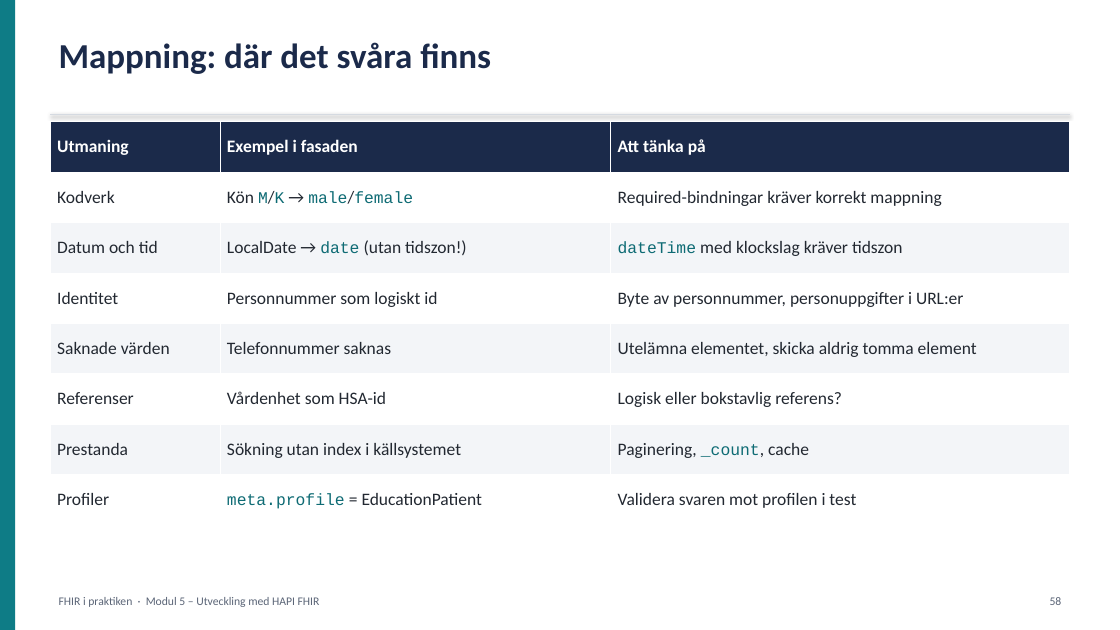
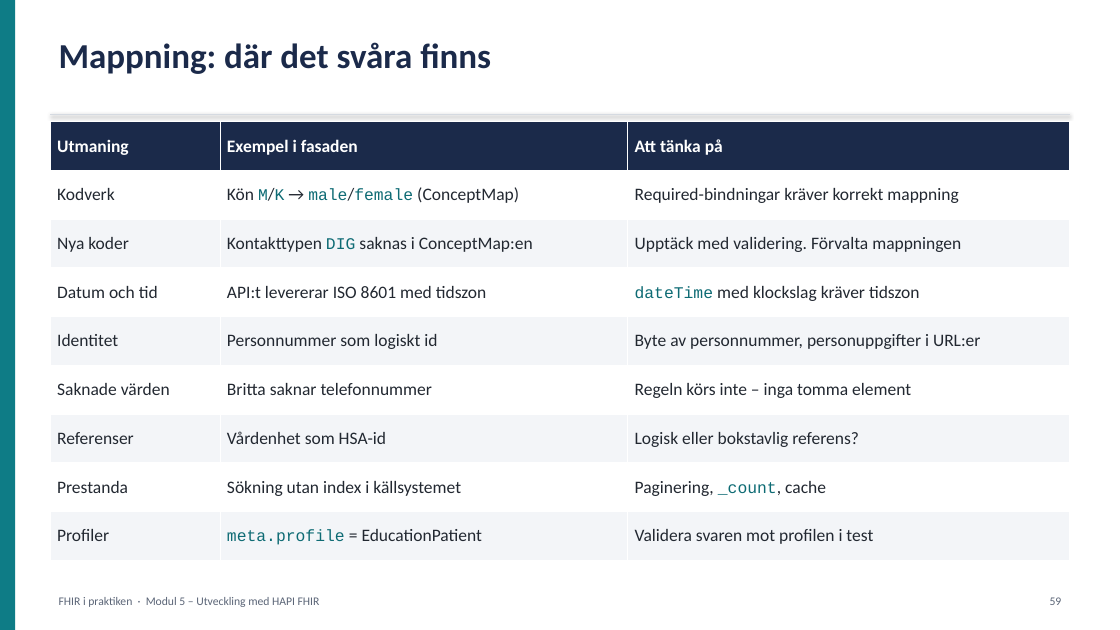
Before and after one commit to oskthu2/fhireducation, a slide deck: slide 59 of presentation/FHIR-utbildning.pptx (slide 58 before the commit). Drawn at 1120x630 pixels with LibreOffice and Linux fonts; fonts in the diff are those of the drawing. Boxes give left, top, right and bottom in pixels: in the first picture for what was removed or moved away, otherwise in the second. Text is boxed around its words. In the diff, an @@ line names an element or a change of style, - is before the commit and + after.

```diff
--- a/presentation/FHIR-utbildning.pptx
+++ b/presentation/FHIR-utbildning.pptx
@@ table at bbox=[50, 122, 1070, 560] @@
-row 2: Kodverk | Kön M/K → male/female | Required-bindningar kräver korrekt mappning
-row 3: Datum och tid | LocalDate → date (utan tidszon!) | dateTime med klockslag kräver tidszon
+row 2: Kodverk | Kön M/K → male/female (ConceptMap) | Required-bindningar kräver korrekt mappning
+row 3: Nya koder | Kontakttypen DIG saknas i ConceptMap:en | Upptäck med validering. Förvalta mappningen
+row 4: Datum och tid | API:t levererar ISO 8601 med tidszon | dateTime med klockslag kräver tidszon
-row 6, column 2: Telefonnummer saknas
+row 6, column 2: Britta saknar telefonnummer
-row 6, column 3: Utelämna elementet, skicka aldrig tomma element
+row 6, column 3: Regeln körs inte – inga tomma element
```
Also in this commit, not shown: 24 other slides changed, 2 slides added, 1 slide removed, 31 other files.
